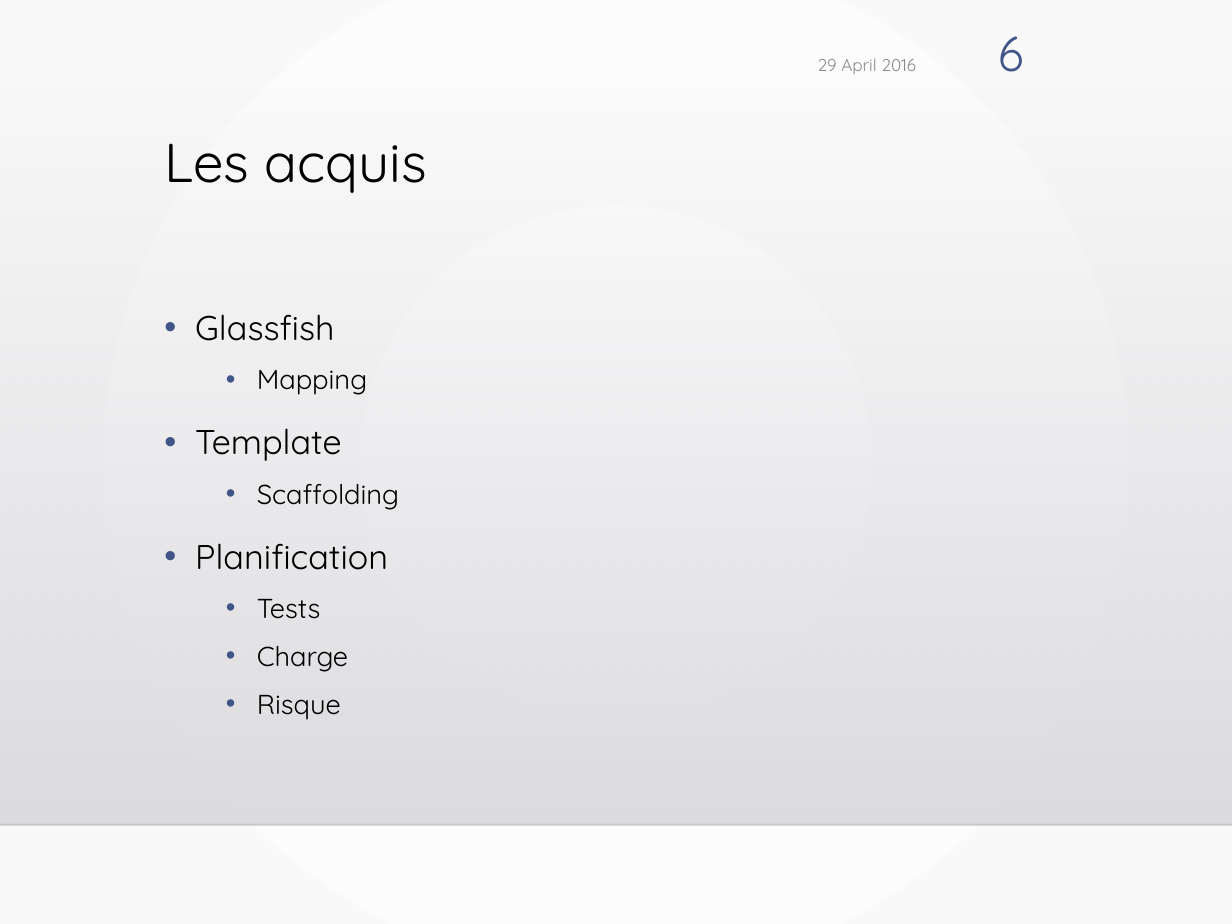
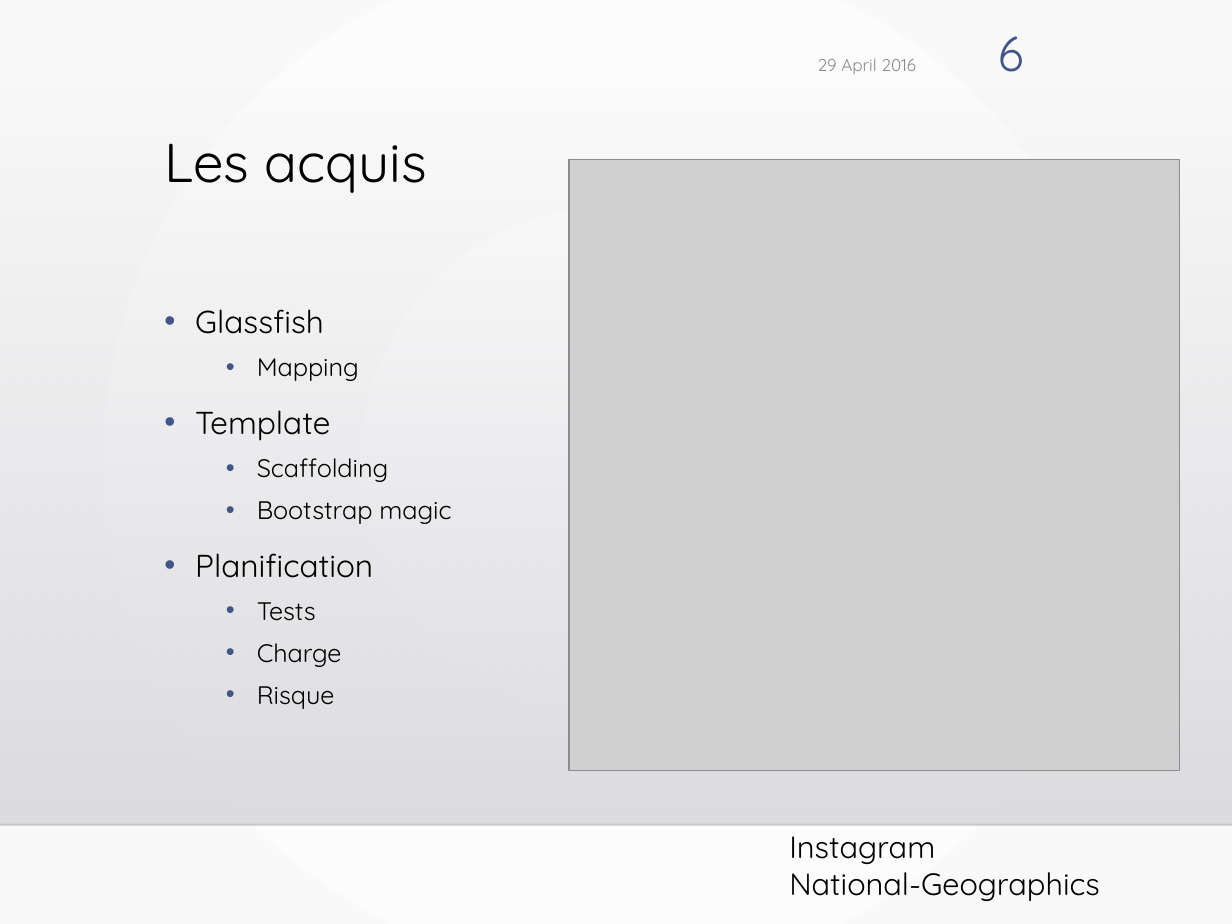
Before and after one commit to arkeine/JEE, a slide deck: slide 6 of presentation.pptx. Drawn at 1232x924 pixels with LibreOffice and Linux fonts; fonts in the diff are those of the drawing; grey boxes stand for pictures; background and template pictures are left out. Boxes give left, top, right and bottom in pixels: in the first picture for what was removed or moved away, otherwise in the second. Text is boxed around its words. In the diff, an @@ line names an element or a change of style, - is before the commit and + after.

Commit message:
/ update

```diff
--- a/presentation.pptx
+++ b/presentation.pptx
@@ picture added at (569,160,1180,771) @@
@@ text at (195,309,389,709): size 20 to 18.5 pt in "Glassfish", "Template", "Planification"; size 16 to 14.8 pt in "Mapping", "Scaffolding", "Tests", "Charge" and 1 more places; line spacing 1.2 to 1.1 @@
@@ text at (257,501,451,524): paragraph added @@
+  • Bootstrap magic
@@ text added at (789,836,1100,901), 18 pt, text #000000 @@
+Instagram
+National-Geographics
```
Also in this commit, not shown: 3 other slides changed.
